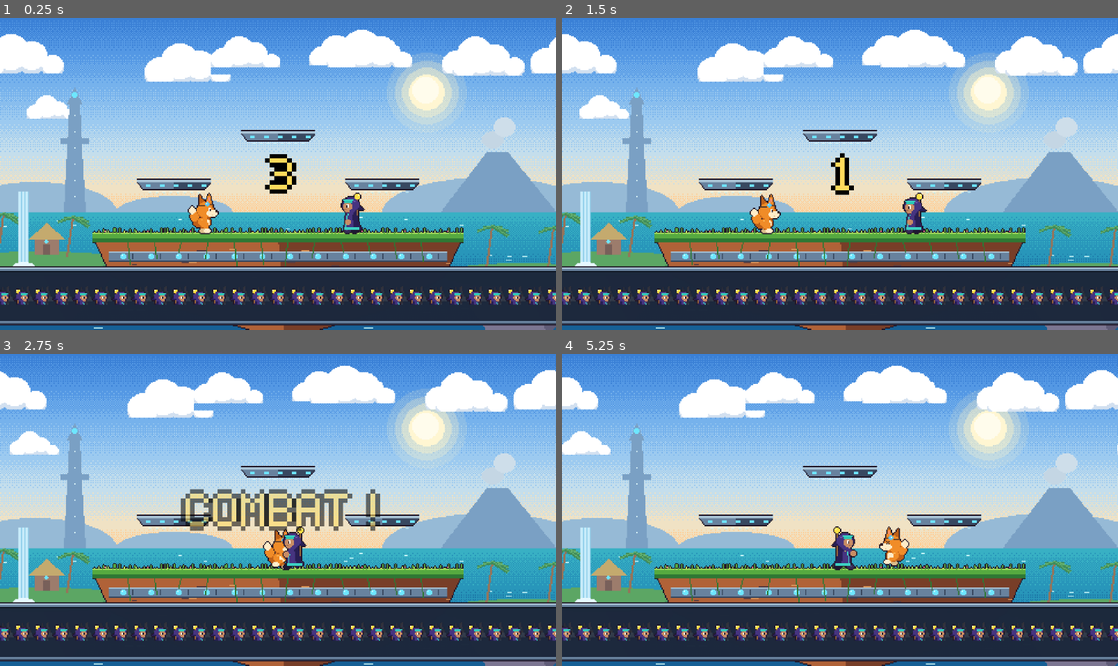
Above: before the commit, frames 1-4 (two rows, left to right).
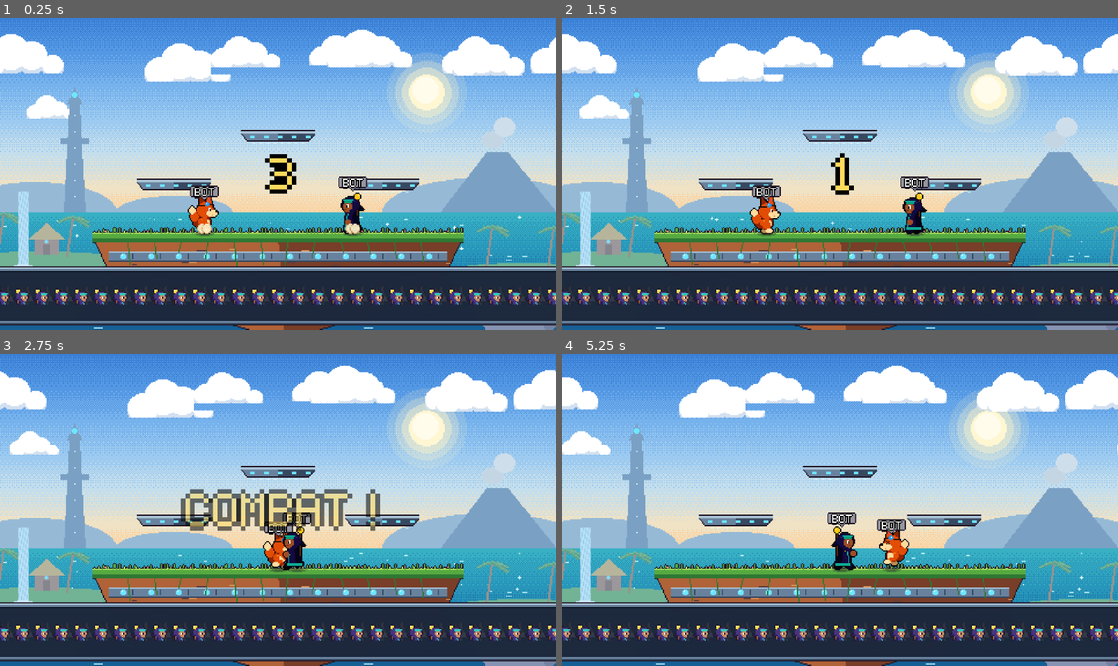
Above: after the commit, the same moments.

Repository: LucasLaurens/eco_clash
Game: Godot game, scene res://tests/test_runner.tscn
The game is run twice, just before and just after one commit, with the same random seed, the same clock (stepped at 60 frames per second) and the same inputs. This scene is started directly instead of the project's main scene.
Inputs:
- Up to frame 1 (0.25 s): no input
- Up to frame 2 (1.5 s): hold D from 0.53 s (still down); tap F at 0.6 s; tap W at 0.77 s; tap G at 1.35 s
- Up to frame 3 (2.75 s): tap W at 1.52 s; release D at 2.03 s; hold A from 2.03 s (still down); tap K at 2.1 s
- Up to frame 4 (5.25 s): release A at 2.78 s; hold D 2.78-4.28 s; tap L at 2.85 s; tap W at 3.02, 3.77, 4.52 s; tap F at 3.6 s; tap Escape (ui_cancel) at 4.15 s; hold A 4.28-5 s; tap G at 4.35 s; click "REPRENDRE" at 5 s

The runs differ from the first frame. In frame 1, 3.3% of the frame differs, in the area x 0-100%, y 50-100%; in frame 2, 3.3%; in frame 3, 3.2%; in frame 4, 3.3%.

Commit message:
feat(visuals): fight readability, impact feedback, clean menus, living stage
Readability: a 1P/2P/BOT tag floats over each fighter (slot colours now
live once in palette.py, slot tag once in MatchConfig.resolve_slot_tag),
a contact shadow shrinks in whole frames as the fighter rises, and the
middle layer is hazed toward the sky so the arena reads first.

Impact: the struck sprite flashes warm white (hit_flash shader), jumps
and landings kick up dust, a KO bursts at the screen edge in the
fighter's colour. HitSpark becomes OneShotEffect for all three.

Menus: the backdrop hides the floating platforms that cut through the
logo, the first button and the winner; controls sit on a dark band;
one veil colour shared by backdrop, footer and pause.

Stage: waterfall and sea glints animate from animated_layers.json,
written by the generator next to the sheets.

PRODUCT.md records audience, tone and design principles.
Tests: 27 (4 new: shadow frames, slot tag assets, animated layers).

Diff:
--- /dev/null
+++ b/assets/stage/animated_layers.json
@@ -0,0 +1,20 @@
+{
+  "Waterfall": {
+    "sheet": "waterfall.png",
+    "frame_width": 20,
+    "fps": 8,
+    "offset": [
+      10,
+      150
+    ]
+  },
+  "SeaGlints": {
+    "sheet": "sea_glints.png",
+    "frame_width": 480,
+    "fps": 4,
+    "offset": [
+      0,
+      168
+    ]
+  }
+}
--- a/scenes/fighter.tscn
+++ b/scenes/fighter.tscn
@@ -1,13 +1,19 @@
 [gd_scene format=3]
 
 [ext_resource type="Script" path="res://src/fighters/fighter.gd" id="1_fighter"]
+[ext_resource type="Texture2D" path="res://assets/fx/shadow.png" id="2_shadow"]
 
 [node name="Fighter" type="CharacterBody2D"]
 collision_layer = 1
 collision_mask = 6
 script = ExtResource("1_fighter")
 
+[node name="Shadow" type="Sprite2D" parent="."]
+texture = ExtResource("2_shadow")
+
 [node name="Sprite" type="AnimatedSprite2D" parent="."]
+
+[node name="Marker" type="Sprite2D" parent="."]
 
 [node name="BodyShape" type="CollisionShape2D" parent="."]
 
--- a/scenes/stage.tscn
+++ b/scenes/stage.tscn
@@ -33,9 +33,13 @@
 texture = ExtResource("4_far")
 centered = false
 
+[node name="SeaGlints" type="AnimatedSprite2D" parent="."]
+
 [node name="Mid" type="Sprite2D" parent="."]
 texture = ExtResource("5_mid")
 centered = false
+
+[node name="Waterfall" type="AnimatedSprite2D" parent="."]
 
 [node name="Ground" type="StaticBody2D" parent="."]
 position = Vector2(240, 206)
--- a/src/fighters/fighter.gd
+++ b/src/fighters/fighter.gd
@@ -23,6 +23,12 @@
 const BLINK_PERIOD := 0.08
 const BLINK_ALPHA := 0.35
 const RUN_ANIMATION_THRESHOLD := 12.0
+const HIT_FLASH_SHADER := preload("res://src/fx/hit_flash.gdshader")
+const HIT_FLASH_DURATION := 0.08
+const LANDING_DUST_SPEED := 120.0
+const DUST_OFFSET := Vector2(0, -6)
+const MARKER_GAP := 14.0
+const SHADOW_MAX_DISTANCE := 160.0
 
 var definition: FighterDefinition
 var damage_percent := 0.0
@@ -40,10 +46,13 @@
 var _air_special_used := false
 var _drop_through_left := 0.0
 var _invulnerable_left := 0.0
+var _hit_flash_left := 0.0
 
 @onready var _sprite: AnimatedSprite2D = $Sprite
 @onready var _body_shape: CollisionShape2D = $BodyShape
 @onready var _melee_volumes: Node2D = $Volumes
+@onready var _shadow: Sprite2D = $Shadow
+@onready var _marker: Sprite2D = $Marker
 
 
 ## Call right after add_child: the fighter is inert until it knows who it is.
@@ -59,6 +68,16 @@
 	_sprite.sprite_frames = FighterSpriteFrames.create(definition.sprite_sheet)
 	_sprite.position = FighterSpriteFrames.compute_sprite_offset()
 	_sprite.play(&"idle")
+	var hit_flash := ShaderMaterial.new()
+	hit_flash.shader = HIT_FLASH_SHADER
+	_sprite.material = hit_flash
+	_shadow.hframes = _shadow.texture.get_width() / _shadow.texture.get_height()
+	_marker.position = Vector2(0.0, -definition.body_size.y - MARKER_GAP)
+
+
+## The tag floating over the head ("1P", "2P", "BOT"): who is who, even in a mirror match.
+func show_slot_marker(texture: Texture2D) -> void:
+	_marker.texture = texture
 
 
 func attach_input(input_source: InputSource) -> void:
@@ -78,11 +97,13 @@
 		State.HITSTUN:
 			_update_hitstun_state(delta)
 	_apply_gravity(frame, delta)
+	var was_on_floor := is_on_floor()
+	var landing_speed := velocity.y
 	move_and_slide()
 	if is_on_floor():
-		_air_jumps_left = definition.air_jumps
-		_air_special_used = false
+		_land(was_on_floor, landing_speed)
 	_update_visuals()
+	_update_shadow()
 
 
 func receive_hit(attack: AttackData, direction: int) -> void:
@@ -91,6 +112,7 @@
 	velocity = KnockbackFormula.compute_launch_velocity(attack, direction, force)
 	_hitstun_left = KnockbackFormula.compute_hitstun(force)
 	_state = State.HITSTUN
+	_hit_flash_left = HIT_FLASH_DURATION
 	facing = -direction
 	_clear_melee_volumes()
 	damage_changed.emit(damage_percent)
@@ -156,6 +178,7 @@
 
 func _tick_timers(delta: float) -> void:
 	_invulnerable_left = maxf(_invulnerable_left - delta, 0.0)
+	_hit_flash_left = maxf(_hit_flash_left - delta, 0.0)
 	if _drop_through_left <= 0.0:
 		return
 	_drop_through_left -= delta
@@ -185,9 +208,22 @@
 func _jump() -> void:
 	if is_on_floor():
 		velocity.y = -definition.jump_velocity
+		_spawn_dust()
 	elif _air_jumps_left > 0:
 		_air_jumps_left -= 1
 		velocity.y = -definition.jump_velocity * AIR_JUMP_RATIO
+		_spawn_dust()
+
+
+func _land(was_on_floor: bool, landing_speed: float) -> void:
+	_air_jumps_left = definition.air_jumps
+	_air_special_used = false
+	if not was_on_floor and landing_speed > LANDING_DUST_SPEED:
+		_spawn_dust()
+
+
+func _spawn_dust() -> void:
+	_world.add_child(OneShotEffect.create(OneShotEffect.DUST, global_position + DUST_OFFSET))
 
 
 func _drop_through_platforms() -> void:
@@ -243,6 +279,7 @@
 func _update_visuals() -> void:
 	_sprite.flip_h = facing < 0
 	_sprite.modulate.a = BLINK_ALPHA if _is_blinking() else 1.0
+	(_sprite.material as ShaderMaterial).set_shader_parameter(&"flash_amount", 1.0 if _hit_flash_left > 0.0 else 0.0)
 	match _state:
 		State.ACTING:
 			_show_move_frame()
@@ -266,3 +303,23 @@
 	if not is_on_floor():
 		return &"jump" if velocity.y < 0.0 else &"fall"
 	return &"run" if absf(velocity.x) > RUN_ANIMATION_THRESHOLD else &"idle"
+
+
+## O(1): one ray per tick, cast with the fighter's own mask so a drop-through skips the platforms.
+func _update_shadow() -> void:
+	var ray := PhysicsRayQueryParameters2D.create(
+		global_position + Vector2.UP, global_position + Vector2.DOWN * SHADOW_MAX_DISTANCE, collision_mask
+	)
+	var hit := get_world_2d().direct_space_state.intersect_ray(ray)
+	_shadow.visible = not hit.is_empty()
+	if hit.is_empty():
+		return
+	var surface: Vector2 = hit["position"]
+	# Local offset: the fighter is never rotated or scaled, and a top_level shadow would draw over every fighter.
+	_shadow.position = surface - global_position
+	_shadow.frame = compute_shadow_frame(surface.y - global_position.y, _shadow.hframes)
+
+
+## Bigger frame index = smaller shadow. Height 0 is the full shadow, SHADOW_MAX_DISTANCE the smallest.
+static func compute_shadow_frame(height: float, frame_count: int) -> int:
+	return clampi(int(height / SHADOW_MAX_DISTANCE * frame_count), 0, frame_count - 1)
--- /dev/null
+++ b/src/fx/hit_flash.gdshader
@@ -0,0 +1,10 @@
+shader_type canvas_item;
+// Fighting-game hit flash: the struck sprite turns to a warm white for a few frames.
+
+uniform float flash_amount : hint_range(0.0, 1.0) = 0.0;
+uniform vec3 flash_color : source_color = vec3(1.0, 0.97, 0.9);
+
+void fragment() {
+	vec4 texel = texture(TEXTURE, UV) * COLOR;
+	COLOR = vec4(mix(texel.rgb, flash_color, flash_amount), texel.a);
+}
--- a/src/fx/hit_spark.gd
+++ /dev/null
@@ -1,22 +0,0 @@
-class_name HitSpark
-extends AnimatedSprite2D
-## One-shot impact flash.
-
-const SHEET := preload("res://assets/fx/hit_spark.png")
-const FPS := 24.0
-
-static var _frames: SpriteFrames
-
-
-static func create(impact_position: Vector2) -> HitSpark:
-	if _frames == null:
-		_frames = SpriteStrip.create_frames(SHEET, FPS, false)
-	var spark := HitSpark.new()
-	spark.sprite_frames = _frames
-	spark.position = impact_position
-	return spark
-
-
-func _ready() -> void:
-	animation_finished.connect(queue_free)
-	play()
--- /dev/null
+++ b/src/fx/one_shot_effect.gd
@@ -0,0 +1,25 @@
+class_name OneShotEffect
+extends AnimatedSprite2D
+## A strip played once then freed: impact spark, landing dust, KO burst.
+
+const HIT_SPARK := preload("res://assets/fx/hit_spark.png")
+const DUST := preload("res://assets/fx/dust.png")
+const KO_BURST := preload("res://assets/fx/ko_burst.png")
+const FPS := 24.0
+
+static var _frames_by_sheet: Dictionary[Texture2D, SpriteFrames] = {}
+
+
+static func create(sheet: Texture2D, impact_position: Vector2, tint := Color.WHITE) -> OneShotEffect:
+	if not _frames_by_sheet.has(sheet):
+		_frames_by_sheet[sheet] = SpriteStrip.create_frames(sheet, FPS, false)
+	var effect := OneShotEffect.new()
+	effect.sprite_frames = _frames_by_sheet[sheet]
+	effect.position = impact_position
+	effect.modulate = tint
+	return effect
+
+
+func _ready() -> void:
+	animation_finished.connect(queue_free)
+	play()
--- a/src/fx/sprite_strip.gd
+++ b/src/fx/sprite_strip.gd
@@ -1,6 +1,6 @@
 class_name SpriteStrip
 extends RefCounted
-## Cuts a horizontal strip of square frames into AtlasTextures.
+## Cuts a horizontal strip of frames into AtlasTextures.
 
 
 static func create_frame(sheet: Texture2D, index: int, frame_size: Vector2i) -> AtlasTexture:
@@ -12,10 +12,15 @@
 
 ## Square frames: the strip height is the frame size.
 static func create_frames(sheet: Texture2D, fps: float, loop: bool) -> SpriteFrames:
-	var frame_size := Vector2i(sheet.get_height(), sheet.get_height())
+	return create_frames_of_width(sheet, sheet.get_height(), fps, loop)
+
+
+## O(n) time and space, n = frames in the strip.
+static func create_frames_of_width(sheet: Texture2D, frame_width: int, fps: float, loop: bool) -> SpriteFrames:
+	var frame_size := Vector2i(frame_width, sheet.get_height())
 	var frames := SpriteFrames.new()
 	frames.set_animation_speed(&"default", fps)
 	frames.set_animation_loop(&"default", loop)
-	for index in sheet.get_width() / frame_size.x:
+	for index in sheet.get_width() / frame_width:
 		frames.add_frame(&"default", create_frame(sheet, index, frame_size))
 	return frames
--- a/src/match/fight.gd
+++ b/src/match/fight.gd
@@ -10,6 +10,13 @@
 const HITSTOP_TIME_SCALE := 0.05
 const FINISH_TIME_SCALE := 0.35
 const FINISH_DELAY := 2.0
+## Inset from the screen edge, so the burst of a fighter leaving the blast zone is fully visible.
+const KO_BURST_INSET := 24.0
+const SLOT_MARKERS := {
+	"p1": preload("res://assets/ui/marker_p1.png"),
+	"p2": preload("res://assets/ui/marker_p2.png"),
+	"bot": preload("res://assets/ui/marker_bot.png"),
+}
 
 var _config: MatchConfig
 var _fighters: Array[Fighter] = []
@@ -52,6 +59,7 @@
 	fighter.configure(_config.definitions[slot], _world, _config.stocks)
 	fighter.global_position = _stage.get_spawn_position(slot) - Vector2(0.0, SPAWN_HEIGHT)
 	fighter.facing = 1 if slot == 0 else -1
+	fighter.show_slot_marker(SLOT_MARKERS[_config.resolve_slot_tag(slot)])
 	_resolver.register_fighter(fighter)
 	return fighter
 
@@ -63,6 +71,9 @@
 
 func _knock_out(fighter: Fighter) -> void:
 	_camera.add_trauma(KO_TRAUMA)
+	_world.add_child(OneShotEffect.create(
+		OneShotEffect.KO_BURST, _compute_ko_burst_position(fighter.global_position), fighter.definition.accent_color
+	))
 	fighter.lose_stock()
 	if fighter.has_stocks_left():
 		fighter.respawn_at(_stage.get_spawn_position(_fighters.find(fighter)) - Vector2(0.0, SPAWN_HEIGHT * 3.0))
@@ -86,10 +97,16 @@
 
 
 func _on_hit_landed(impact_position: Vector2, attack: AttackData) -> void:
-	_world.add_child(HitSpark.create(impact_position))
+	_world.add_child(OneShotEffect.create(OneShotEffect.HIT_SPARK, impact_position))
 	_camera.add_trauma(attack.damage * TRAUMA_PER_DAMAGE)
 	if not _match_over:
 		_freeze_frames(HITSTOP_BASE + attack.damage * HITSTOP_PER_DAMAGE)
+
+
+## Where the fighter crossed the edge of the screen, pulled back inside it.
+func _compute_ko_burst_position(exit_position: Vector2) -> Vector2:
+	var screen := get_viewport_rect().grow(-KO_BURST_INSET)
+	return exit_position.clamp(screen.position, screen.end)
 
 
 ## Hit-stop: a few frames of near-freeze sell the impact.
--- a/src/match/match_config.gd
+++ b/src/match/match_config.gd
@@ -28,6 +28,11 @@
 	return false
 
 
+## Key of the slot's identity assets (selector, in-fight marker): "p1", "p2" or "bot".
+func resolve_slot_tag(slot: int) -> String:
+	return "bot" if is_bot_slot(slot) else "p%d" % (slot + 1)
+
+
 func format_slot_label(slot: int) -> String:
 	return UiText.SLOT_BOT if is_bot_slot(slot) else UiText.SLOT_PLAYER % (slot + 1)
 
--- a/src/stage/stage.gd
+++ b/src/stage/stage.gd
@@ -1,12 +1,20 @@
 class_name Stage
 extends Node2D
 ## The arena: solid ground, pass-through platforms, spawn points and the blast zone.
+
+## Written by the asset generator next to the sheets, so placement and timing have one source.
+const ANIMATED_LAYERS_PATH := "res://assets/stage/animated_layers.json"
+const STAGE_ASSETS_DIR := "res://assets/stage/"
 
 ## Leaving this rectangle costs a stock.
 @export var blast_zone := Rect2(-110, -150, 700, 500)
 
 @onready var _ground_shape: CollisionShape2D = $Ground/Shape
 @onready var _spawn_markers: Array[Node] = $Spawns.get_children()
+
+
+func _ready() -> void:
+	_start_animated_layers()
 
 
 func is_inside_blast_zone(point: Vector2) -> bool:
@@ -21,3 +29,20 @@
 func compute_ground_surface() -> Rect2:
 	var size := (_ground_shape.shape as RectangleShape2D).size
 	return Rect2(_ground_shape.global_position - size / 2.0, size)
+
+
+static func read_animated_layers() -> Dictionary:
+	return JSON.parse_string(FileAccess.get_file_as_string(ANIMATED_LAYERS_PATH))
+
+
+## O(n) time, n = animated layers (waterfall, sea glints).
+func _start_animated_layers() -> void:
+	var layers := read_animated_layers()
+	for node_name: String in layers:
+		var spec: Dictionary = layers[node_name]
+		var sheet: Texture2D = load(STAGE_ASSETS_DIR + String(spec["sheet"]))
+		var layer := get_node(node_name) as AnimatedSprite2D
+		layer.sprite_frames = SpriteStrip.create_frames_of_width(sheet, int(spec["frame_width"]), float(spec["fps"]), true)
+		layer.centered = false
+		layer.position = Vector2(spec["offset"][0], spec["offset"][1])
+		layer.play()
--- a/src/ui/character_select.gd
+++ b/src/ui/character_select.gd
@@ -133,8 +133,7 @@
 
 func _build_selector(slot: int) -> TextureRect:
 	var selector := TextureRect.new()
-	var selector_key := "bot" if _slot_rules.is_bot_slot(slot) else "p%d" % (slot + 1)
-	selector.texture = SELECTORS[selector_key]
+	selector.texture = SELECTORS[_slot_rules.resolve_slot_tag(slot)]
 	add_child(selector)
 	return selector
 
--- a/src/ui/main_menu.gd
+++ b/src/ui/main_menu.gd
@@ -2,7 +2,8 @@
 ## Title screen: logo over the live arena, three choices, controls reminder.
 
 const LOGO := preload("res://assets/ui/logo.png")
-const FOOTER_MARGIN := 6.0
+const FOOTER_PADDING := 4
+const FOOTER_VEIL_ALPHA := 0.7
 
 
 func _ready() -> void:
@@ -22,16 +23,23 @@
 	vs_bot_button.grab_focus()
 
 
+## A dark band lifts the controls off the island: two player lines first, the shared tip quieter below.
 func _add_footer() -> void:
-	var footer := VBoxContainer.new()
-	footer.set_anchors_preset(Control.PRESET_BOTTOM_WIDE)
-	footer.grow_vertical = Control.GROW_DIRECTION_BEGIN
-	footer.offset_bottom = -FOOTER_MARGIN
-	footer.mouse_filter = Control.MOUSE_FILTER_IGNORE
-	footer.add_child(UiKit.create_label(UiKit.format_controls(1, UiText.CONTROLS_P1), UiKit.FONT_SMALL, UiKit.TEXT_MUTED))
-	footer.add_child(UiKit.create_label(UiKit.format_controls(2, UiText.CONTROLS_P2), UiKit.FONT_SMALL, UiKit.TEXT_MUTED))
-	footer.add_child(UiKit.create_label(UiText.CONTROLS_EXTRA, UiKit.FONT_SMALL, UiKit.TEXT_MUTED))
-	add_child(footer)
+	var band := PanelContainer.new()
+	var band_style := StyleBoxFlat.new()
+	band_style.bg_color = Color(UiKit.VEIL_COLOR, FOOTER_VEIL_ALPHA)
+	band_style.set_content_margin_all(FOOTER_PADDING)
+	band.add_theme_stylebox_override(&"panel", band_style)
+	band.set_anchors_preset(Control.PRESET_BOTTOM_WIDE)
+	band.grow_vertical = Control.GROW_DIRECTION_BEGIN
+	band.mouse_filter = Control.MOUSE_FILTER_IGNORE
+	var lines := VBoxContainer.new()
+	lines.add_theme_constant_override(&"separation", 0)
+	band.add_child(lines)
+	lines.add_child(UiKit.create_label(UiKit.format_controls(1, UiText.CONTROLS_P1), UiKit.FONT_SMALL, UiKit.TEXT_LIGHT))
+	lines.add_child(UiKit.create_label(UiKit.format_controls(2, UiText.CONTROLS_P2), UiKit.FONT_SMALL, UiKit.TEXT_LIGHT))
+	lines.add_child(UiKit.create_label(UiText.CONTROLS_EXTRA, UiKit.FONT_SMALL, UiKit.TEXT_MUTED))
+	add_child(band)
 
 
 func _open_character_select(mode: MatchConfig.Mode) -> void:
--- a/src/ui/pause_menu.gd
+++ b/src/ui/pause_menu.gd
@@ -1,6 +1,8 @@
 class_name PauseMenu
 extends CanvasLayer
 ## Escape toggles a pause overlay. Runs while the tree is paused (process_mode = ALWAYS).
+
+const PAUSE_VEIL_ALPHA := 0.6
 
 var _overlay: Control
 var _resume_button: Button
@@ -10,10 +12,7 @@
 	_overlay = Control.new()
 	_overlay.set_anchors_preset(Control.PRESET_FULL_RECT)
 	add_child(_overlay)
-	var veil := ColorRect.new()
-	veil.color = Color(0.03, 0.04, 0.1, 0.6)
-	veil.set_anchors_preset(Control.PRESET_FULL_RECT)
-	_overlay.add_child(veil)
+	_overlay.add_child(UiKit.create_veil(PAUSE_VEIL_ALPHA))
 	var column := UiKit.create_centered_column(_overlay, 8)
 	column.add_child(UiKit.create_label(UiText.PAUSE_TITLE, UiKit.FONT_LARGE, UiKit.TEXT_GOLD))
 	_resume_button = UiKit.create_button(UiText.PAUSE_RESUME, _resume_game)
--- a/src/ui/ui_kit.gd
+++ b/src/ui/ui_kit.gd
@@ -10,6 +10,8 @@
 const TEXT_LIGHT := Color(0.92, 0.96, 1.0)
 const TEXT_MUTED := Color(0.62, 0.72, 0.84)
 const TEXT_GOLD := Color(1.0, 0.86, 0.36)
+## Night-blue veil laid over the arena so menu text reads; only its alpha varies per screen.
+const VEIL_COLOR := Color(0.04, 0.05, 0.12)
 
 
 static func create_label(text: String, size := FONT_SMALL, color := TEXT_LIGHT) -> Label:
@@ -30,14 +32,21 @@
 	return button
 
 
-## The arena itself, alive behind the menus (clouds drift), then a dark veil for readability.
+## The arena itself, alive behind the menus (clouds, waterfall, sea), then a dark veil for readability.
+## Platforms are hidden: floating slabs would cut through the logo, the buttons and the winner.
 static func add_backdrop(parent: Control, veil_alpha: float) -> void:
-	parent.add_child(STAGE_SCENE.instantiate())
+	var stage := STAGE_SCENE.instantiate()
+	stage.get_node("Platforms").hide()
+	parent.add_child(stage)
+	parent.add_child(create_veil(veil_alpha))
+
+
+static func create_veil(alpha: float) -> ColorRect:
 	var veil := ColorRect.new()
-	veil.color = Color(0.04, 0.05, 0.12, veil_alpha)
+	veil.color = Color(VEIL_COLOR, alpha)
 	veil.mouse_filter = Control.MOUSE_FILTER_IGNORE
 	veil.set_anchors_preset(Control.PRESET_FULL_RECT)
-	parent.add_child(veil)
+	return veil
 
 
 static func create_centered_column(parent: Control, separation: int) -> VBoxContainer:
--- a/tests/test_runner.gd
+++ b/tests/test_runner.gd
@@ -11,6 +11,7 @@
 	preload("res://tests/unit/test_roster.gd"),
 	preload("res://tests/unit/test_ui_text.gd"),
 	preload("res://tests/unit/test_stage_layers.gd"),
+	preload("res://tests/unit/test_fighter_visuals.gd"),
 	preload("res://tests/unit/test_match_simulation.gd"),
 ]
 
--- /dev/null
+++ b/tests/unit/test_fighter_visuals.gd
@@ -0,0 +1,23 @@
+extends TestCase
+## Readability helpers of a fighter: the contact shadow shrinks as it rises, in whole frames.
+
+const SHADOW_SHEET := preload("res://assets/fx/shadow.png")
+
+
+func test_shadow_is_full_on_the_ground_and_smallest_at_max_height() -> void:
+	# Arrange
+	var frame_count := SHADOW_SHEET.get_width() / SHADOW_SHEET.get_height()
+	# Act & Assert
+	assert_equal(Fighter.compute_shadow_frame(0.0, frame_count), 0, "standing: full shadow")
+	assert_equal(Fighter.compute_shadow_frame(Fighter.SHADOW_MAX_DISTANCE, frame_count), frame_count - 1, "at max height: smallest")
+	assert_equal(Fighter.compute_shadow_frame(Fighter.SHADOW_MAX_DISTANCE * 4.0, frame_count), frame_count - 1, "clamped above")
+
+
+func test_shadow_never_grows_while_rising() -> void:
+	# Arrange
+	var rng := RandomNumberGenerator.new()
+	var frame_count := SHADOW_SHEET.get_width() / SHADOW_SHEET.get_height()
+	var low := rng.randf_range(0.0, Fighter.SHADOW_MAX_DISTANCE)
+	var high := low + rng.randf_range(1.0, Fighter.SHADOW_MAX_DISTANCE)
+	# Act & Assert
+	assert_true(Fighter.compute_shadow_frame(high, frame_count) >= Fighter.compute_shadow_frame(low, frame_count), "higher means same or smaller")
--- a/tests/unit/test_match_config.gd
+++ b/tests/unit/test_match_config.gd
@@ -39,3 +39,16 @@
 			seen_keys[key] = true
 	# Assert
 	assert_equal(seen_keys.size(), 12, "6 actions x 2 players")
+
+
+func test_every_slot_tag_has_its_selector_and_marker() -> void:
+	# Arrange
+	var selectors: Dictionary = load("res://src/ui/character_select.gd").get_script_constant_map()["SELECTORS"]
+	var markers: Dictionary = load("res://src/match/fight.gd").get_script_constant_map()["SLOT_MARKERS"]
+	# Act & Assert
+	for mode: MatchConfig.Mode in MatchConfig.Mode.values():
+		var config := _create_config(mode)
+		for slot in MatchConfig.SLOT_COUNT:
+			var tag := config.resolve_slot_tag(slot)
+			assert_true(selectors.has(tag), "selector for %s" % tag)
+			assert_true(markers.has(tag), "in-fight marker for %s" % tag)
--- a/tests/unit/test_stage_layers.gd
+++ b/tests/unit/test_stage_layers.gd
@@ -15,3 +15,17 @@
 		assert_true(platform.get_collision_layer_value(Fighter.PLATFORM_LAYER), "%s on platform layer" % platform.name)
 		assert_true((platform.get_node("Shape") as CollisionShape2D).one_way_collision, "%s is one-way" % platform.name)
 	stage.free()
+
+
+func test_animated_layers_match_their_nodes_and_sheets() -> void:
+	# Arrange
+	var stage := STAGE_SCENE.instantiate()
+	var layers := Stage.read_animated_layers()
+	# Act & Assert
+	assert_true(not layers.is_empty(), "generator wrote animated layers")
+	for node_name: String in layers:
+		var spec: Dictionary = layers[node_name]
+		var sheet: Texture2D = load(Stage.STAGE_ASSETS_DIR + String(spec["sheet"]))
+		assert_true(stage.get_node_or_null(node_name) is AnimatedSprite2D, "%s node exists in the stage" % node_name)
+		assert_true(sheet != null and sheet.get_width() % int(spec["frame_width"]) == 0, "%s sheet splits into whole frames" % node_name)
+	stage.free()
Binary file added: assets/fx/dust.png
Not shown, added: assets/fx/dust.png.import
Binary file added: assets/fx/ko_burst.png
Not shown, added: assets/fx/ko_burst.png.import
Binary file added: assets/fx/shadow.png
Not shown, added: assets/fx/shadow.png.import
Binary file changed: assets/stage/mid.png
Binary file added: assets/stage/sea_glints.png
Not shown, added: assets/stage/sea_glints.png.import
Binary file added: assets/stage/waterfall.png
Not shown, added: assets/stage/waterfall.png.import
Binary file added: assets/ui/marker_bot.png
(and 9 more such lines)
